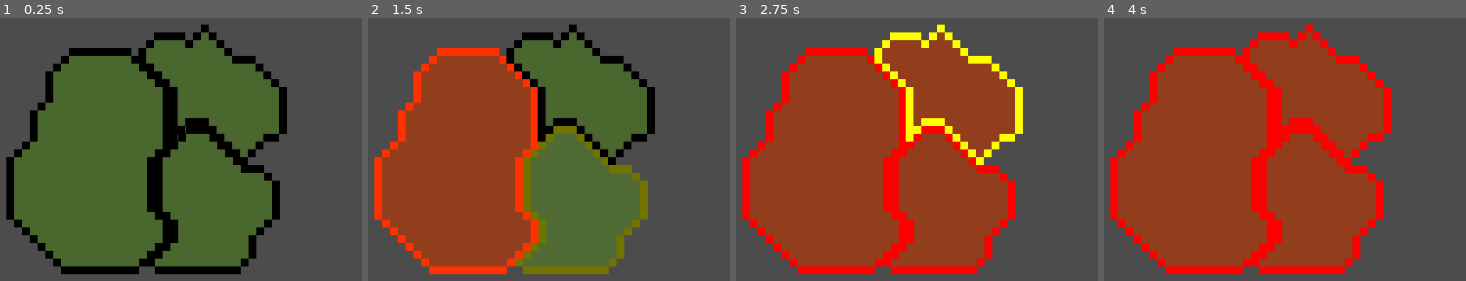
Above: before the commit, frames 1-4 (left to right).
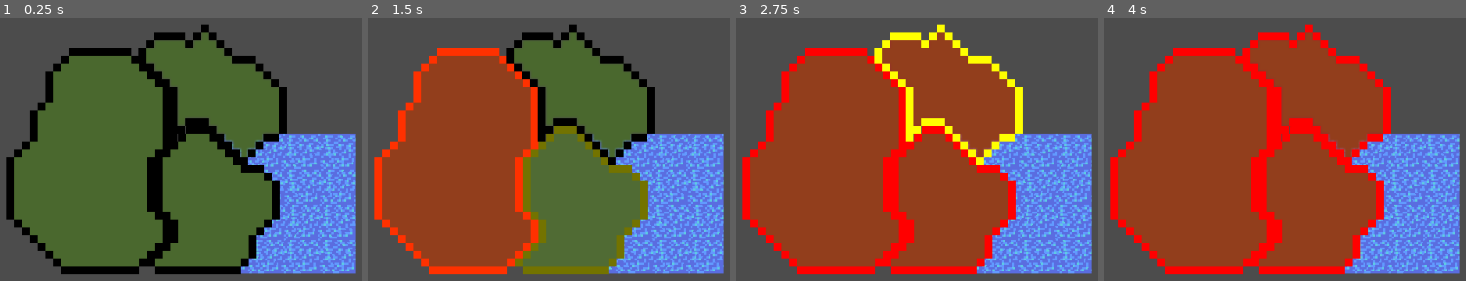
Above: after the commit, the same moments.

Repository: Raelr/StrategyGame
Game: Godot game, scene res://Scenes/World.tscn
Same seed, same stepped clock (60 frames per second), same inputs: the game is played once before the commit and once after it.
Inputs (mouse positions are in pixels of both pictures, inside the frame that each line leads up to):
- Up to frame 1 (0.25 s): no input
- Up to frame 2 (1.5 s): move the mouse to (454, 160) at 0.52 s; press the mouse at (454, 160) at 0.53 s; move the mouse to (581, 199) at 1.27 s; release the mouse at (581, 199) at 1.28 s; right-click (581, 199) at 1.35 s; click (581, 199) at 1.42 s
- Up to frame 3 (2.75 s): move the mouse to (949, 94) at 2.02 s; press the mouse at (949, 94) at 2.03 s
- Up to frame 4 (4 s): move the mouse to (1212, 252) at 2.77 s; release the mouse at (1212, 252) at 2.78 s; right-click (1212, 252) at 2.85 s; click (1212, 252) at 2.92 s; move the mouse to (outside the picture) at 3.52 s; press the mouse at (outside the picture) at 3.53 s

The runs differ from the first frame. In frame 1, 14% of the frame differs, in the area x 61-99%, y 44-98%; in frame 2, 14%; in frame 3, 13%; in frame 4, 13%.

Commit message:
Added a basic water shader and texture

Diff:
--- /dev/null
+++ b/Scenes/Water.tscn
@@ -0,0 +1,12 @@
+[gd_scene load_steps=4 format=2]
+
+[ext_resource path="res://Sprites/Water.png" type="Texture" id=1]
+[ext_resource path="res://Scripts/Water.gd" type="Script" id=2]
+[ext_resource path="res://Shaders/Water_sine.tres" type="Material" id=3]
+
+[node name="Water" type="Sprite"]
+material = ExtResource( 3 )
+position = Vector2( 587.85, 275.619 )
+texture = ExtResource( 1 )
+script = ExtResource( 2 )
+[connection signal="item_rect_changed" from="." to="." method="calculate_aspect_ratio"]
--- a/Scenes/World.tscn
+++ b/Scenes/World.tscn
@@ -10,8 +10,13 @@
 [ext_resource path="res://Sprites/Region3Outline.png" type="Texture" id=8]
 [ext_resource path="res://Sprites/Region3Details.png" type="Texture" id=9]
 [ext_resource path="res://Sprites/Region3Overlay.png" type="Texture" id=10]
+[ext_resource path="res://Scenes/Water.tscn" type="PackedScene" id=11]
 
 [node name="World" type="Node2D"]
+
+[node name="Water" parent="." instance=ExtResource( 11 )]
+position = Vector2( 534.142, 296.509 )
+scale = Vector2( 1.15851, 1.11793 )
 
 [node name="WestRegion" parent="." instance=ExtResource( 1 )]
 position = Vector2( 484.155, 285.467 )
--- /dev/null
+++ b/Scripts/Water.gd
@@ -0,0 +1,5 @@
+tool
+extends Sprite
+
+func calculate_aspect_ratio():
+	self.material.set_shader_param("aspect_ratio", scale.y / scale.x)
--- /dev/null
+++ b/Shaders/Water_sine.tres
@@ -0,0 +1,29 @@
+[gd_resource type="ShaderMaterial" load_steps=2 format=2]
+
+[sub_resource type="Shader" id=1]
+code = "shader_type canvas_item;
+
+uniform vec2 tiled_factor = vec2(4.0,4.0);
+uniform float aspect_ratio = 0.5;
+uniform vec2 time_scale = vec2(1.0, 1.0);
+uniform vec2 offset_scale = vec2(2.0, 2.0);
+uniform vec2 amplitude = vec2(0.05, 0.1);
+
+void fragment() {
+	vec2 tiled_uvs = UV * tiled_factor;
+	tiled_uvs.y *= aspect_ratio;
+	//COLOR = vec4(tiled_uvs, 0.0, 1.0);
+	vec2 waves_uv_offset;
+	waves_uv_offset.x = cos(TIME * time_scale.x + (tiled_uvs.x + tiled_uvs.y) * offset_scale.x);
+	waves_uv_offset.y = sin(TIME * time_scale.y + (tiled_uvs.x + tiled_uvs.y) * offset_scale.y);
+
+	COLOR = texture(TEXTURE, tiled_uvs + waves_uv_offset * amplitude);
+}"
+
+[resource]
+shader = SubResource( 1 )
+shader_param/tiled_factor = Vector2( 4, 4 )
+shader_param/aspect_ratio = 1.0
+shader_param/time_scale = Vector2( 3, 3 )
+shader_param/offset_scale = Vector2( 2, 0.2 )
+shader_param/amplitude = Vector2( 0.05, 0 )
Not shown: 1 places in Scenes/World.tscn that only renumber resources
Binary file added: Sprites/Water.png
Not shown, added: Sprites/Water.png.import
